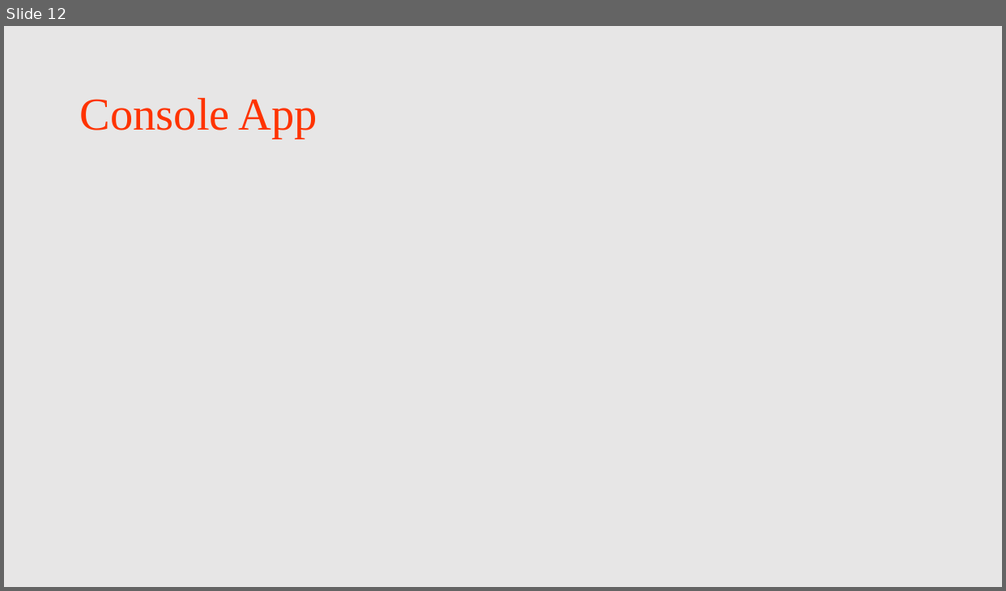
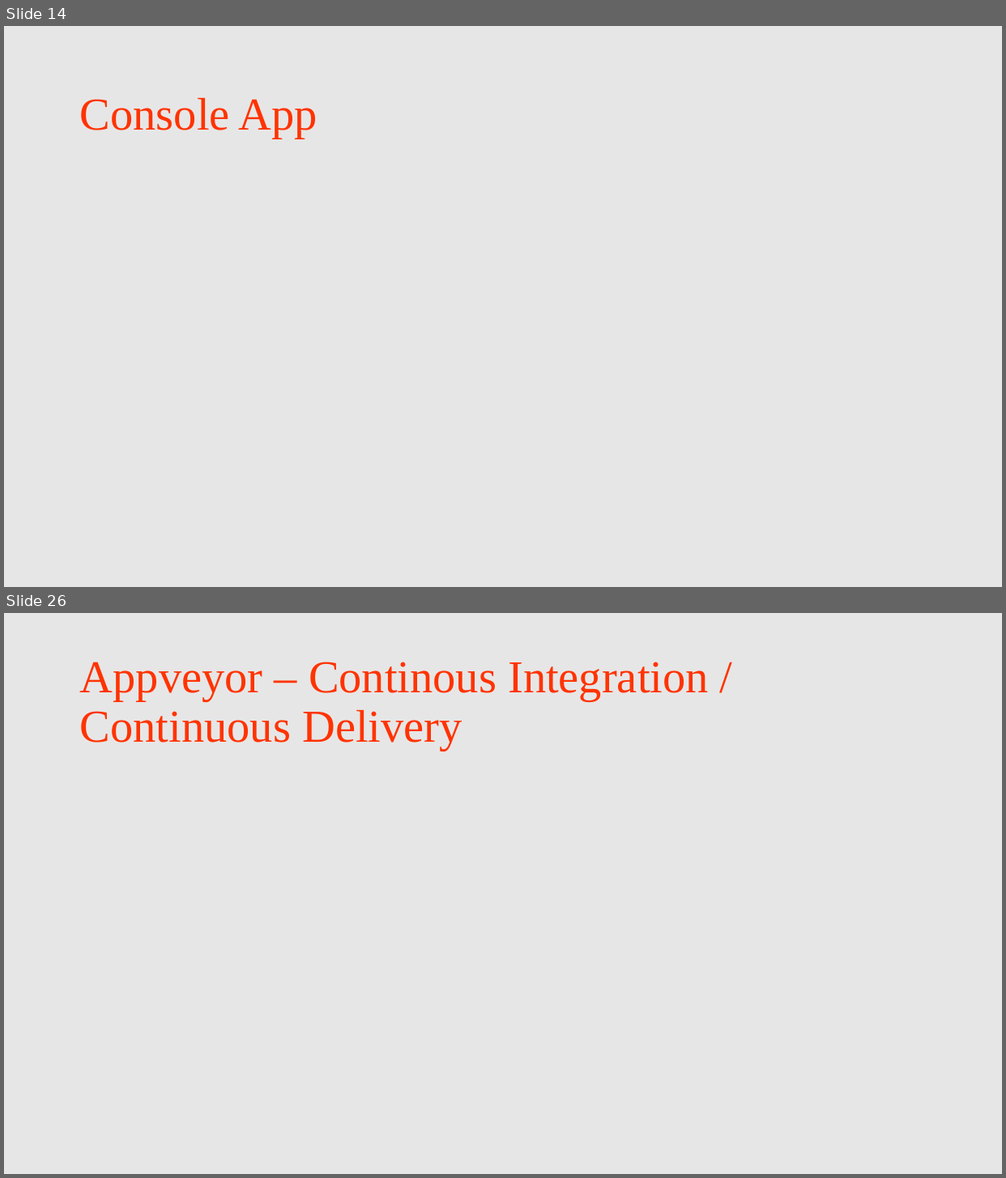
Before and after one commit to djhmateer/davesmusic, a slide deck: Documents/DavesTopMusic.pptx. Shown one above the other, each under a label of ours: slide 12 before the commit, slides 14 and 26 after it; the slides between them are not shown. The pictures are 1006x591 and 1006x1178 pixels, drawn with LibreOffice and Linux fonts; fonts in the diff are those of the drawing; background and template pictures are left out. Boxes give left, top, right and bottom in pixels: in the first picture for what was removed or moved away, otherwise in the second. Text is boxed around its words. In the diff, an @@ line names an element or a change of style, - is before the commit and + after.

```diff
--- a/Documents/DavesTopMusic.pptx
+++ b/Documents/DavesTopMusic.pptx
@@ slide 26 added at box(4, 613, 1002, 1174), background #E7E6E6 @@
@@ title added at box(80, 662, 709, 751), 44 pt, text #FF3300 @@
+Appveyor – Continous Integration / Continuous Delivery
@@ what was slide 12 is now slide 14 @@
```
Also in this commit, not shown: 2 slides changed, 19 other slides added, 1 other file.
